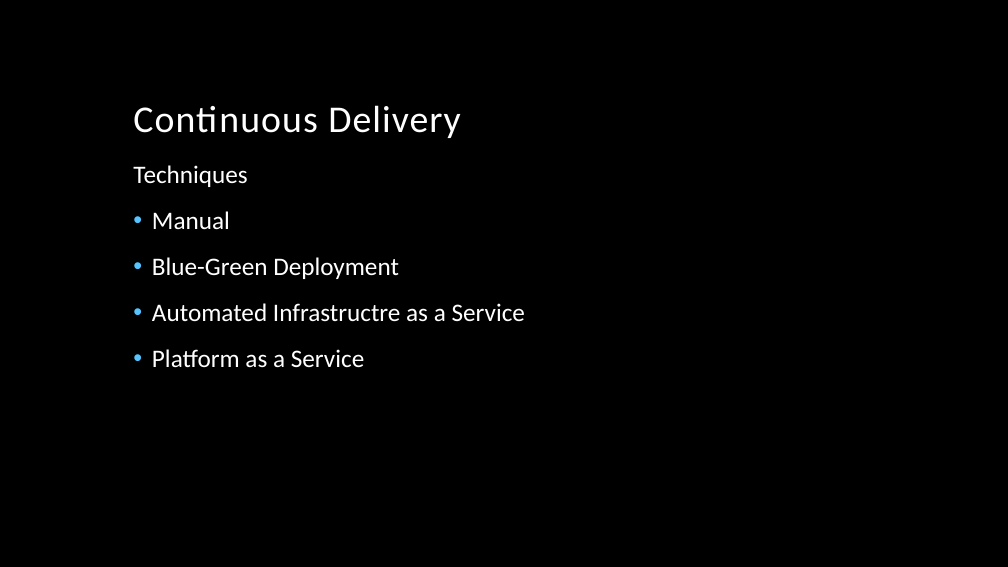
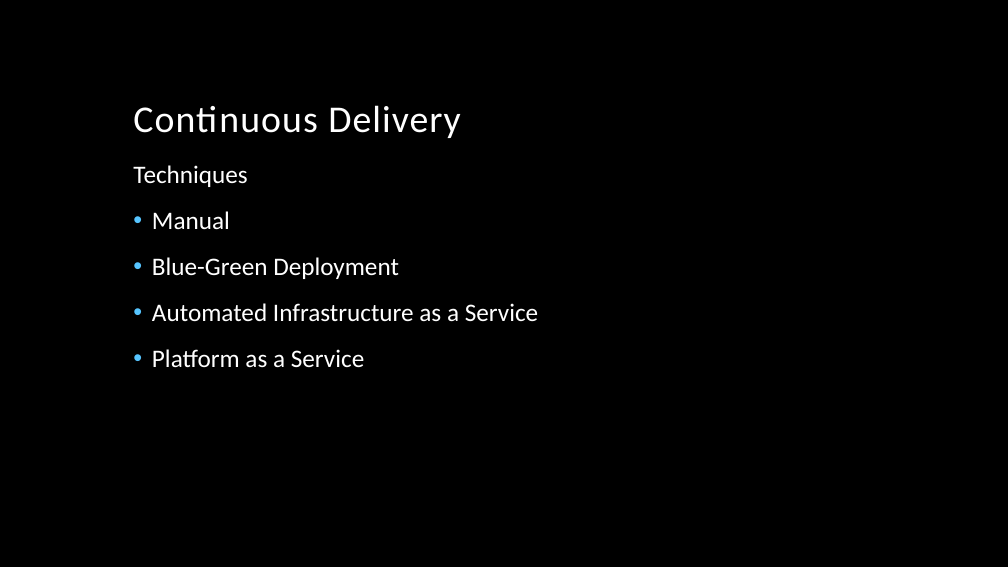
Before and after one commit to JasonvanBrackel/IntroToCiWithJenkins, a slide deck: slide 14 of docs/Introduction to Continuous Integration and Deployment with Jenkins.pptx (slide 13 before the commit). Drawn at 1008x567 pixels with LibreOffice and Linux fonts; fonts in the diff are those of the drawing; background and template pictures are left out. Boxes give left, top, right and bottom in pixels: in the first picture for what was removed or moved away, otherwise in the second. Text is boxed around its words. In the diff, an @@ line names an element or a change of style, - is before the commit and + after.

```diff
--- a/docs/Introduction to Continuous Integration and Deployment with Jenkins.pptx
+++ b/docs/Introduction to Continuous Integration and Deployment with Jenkins.pptx
@@ text at [152,303,538,322]: text changed @@
-• Automated Infrastructre as a Service
+• Automated Infrastructure as a Service
```
Also in this commit, not shown: 2 other slides changed, 1 slide added, 1 other file.
